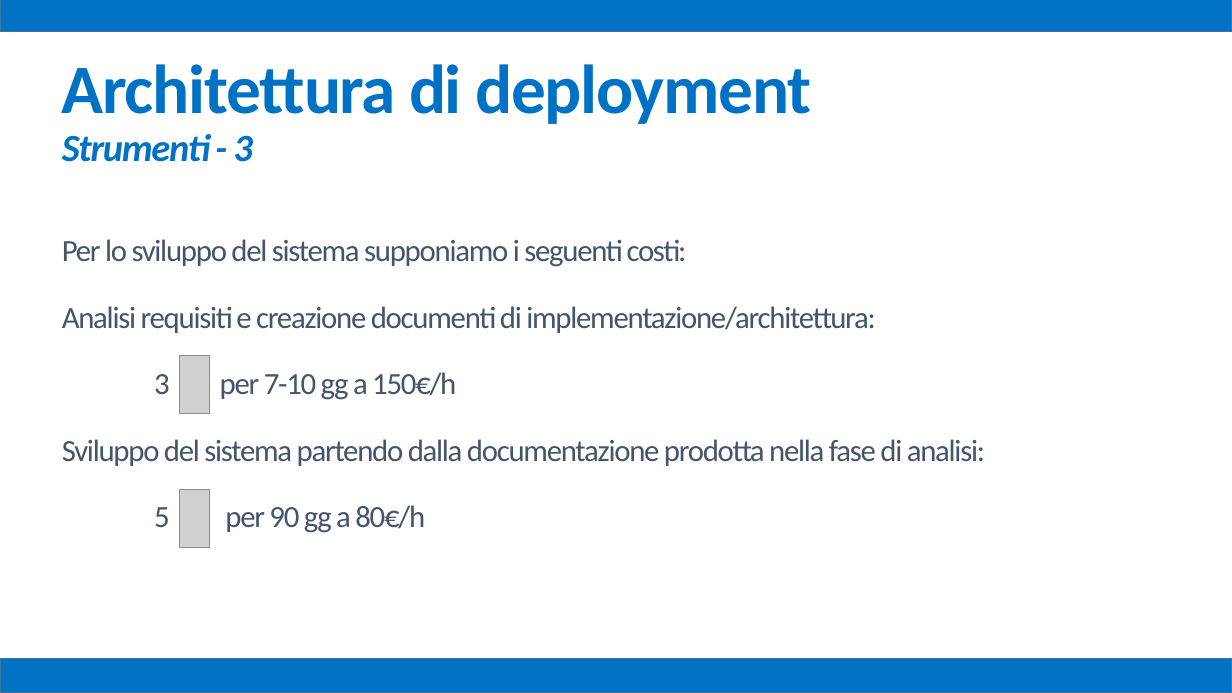
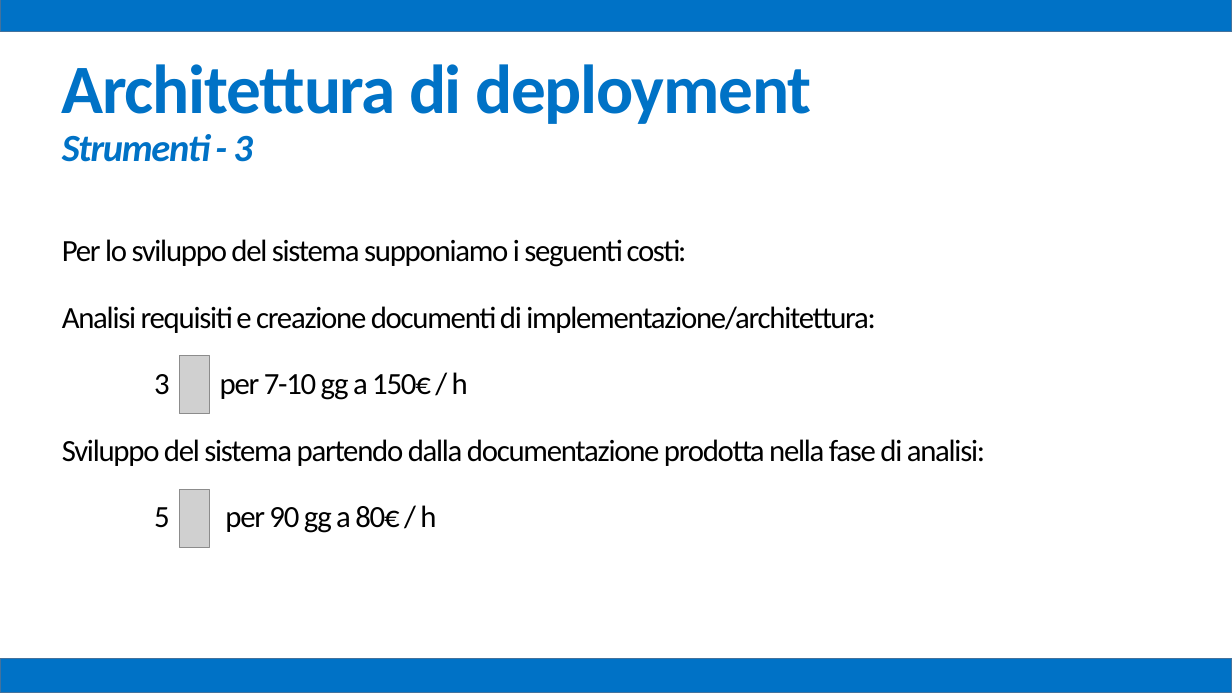
Before and after one commit to mz1991/ProgettoFebbraio2015, a slide deck: slide 44 of Febbraio 2015.pptx (slide 42 before the commit). Drawn at 1232x693 pixels with LibreOffice and Linux fonts; fonts in the diff are those of the drawing; grey boxes stand for pictures. Boxes give left, top, right and bottom in pixels: in the first picture for what was removed or moved away, otherwise in the second. Text is boxed around its words. In the diff, an @@ line names an element or a change of style, - is before the commit and + after.

```diff
--- a/Febbraio 2015.pptx
+++ b/Febbraio 2015.pptx
@@ text at (62,239,985,466): text colour #44546A to #000000 in "Per lo sviluppo del sistema supponiamo i ...", "Analisi requisiti e creazione documenti di implementazione/a ...", "Sviluppo del sistema partendo dalla documentazione prodotta ..." @@
@@ text at (154,372,468,400): text changed; text colour #44546A to #000000 @@
-3 per 7-10 gg a 150€/h
+3 per 7-10 gg a 150€ / h
@@ text at (154,505,436,533): text changed; text colour #44546A to #000000 @@
-5 per 90 gg a 80€/h
+5 per 90 gg a 80€ / h
```
Also in this commit, not shown: 25 other slides changed, 19 slides added.
